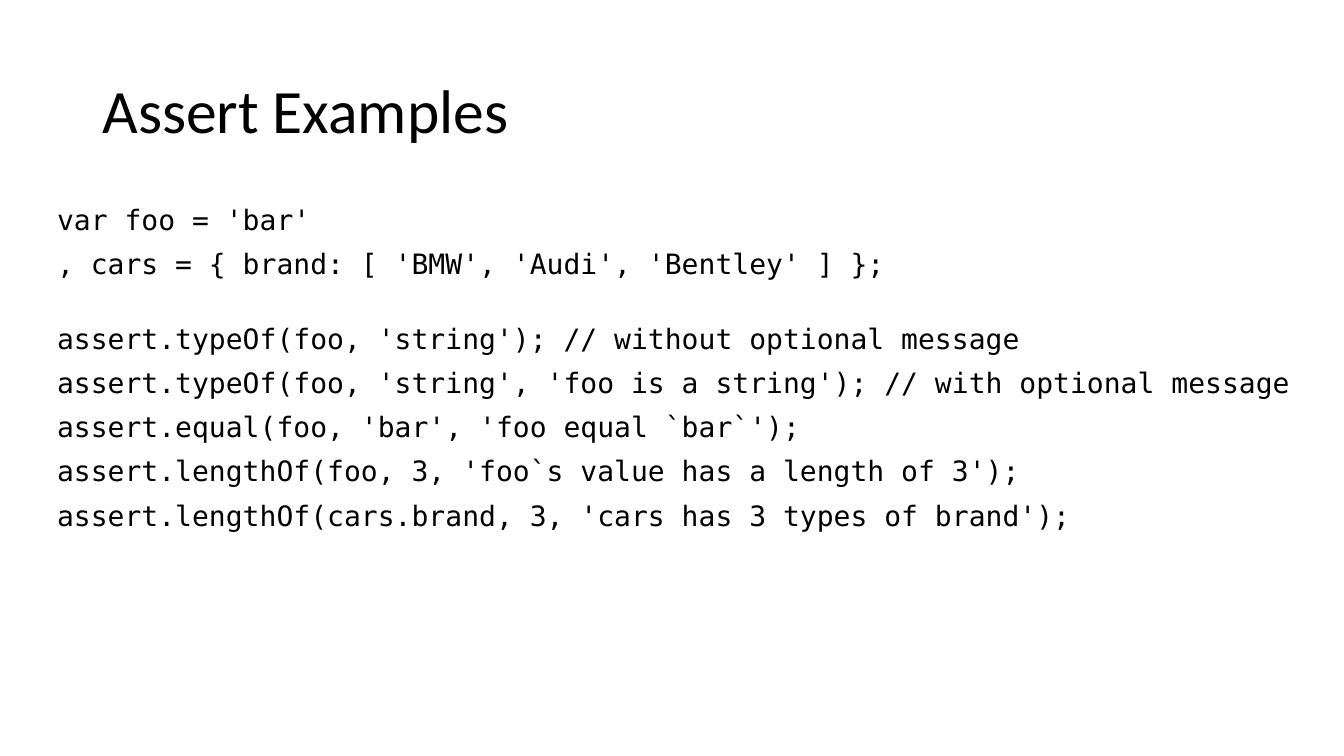
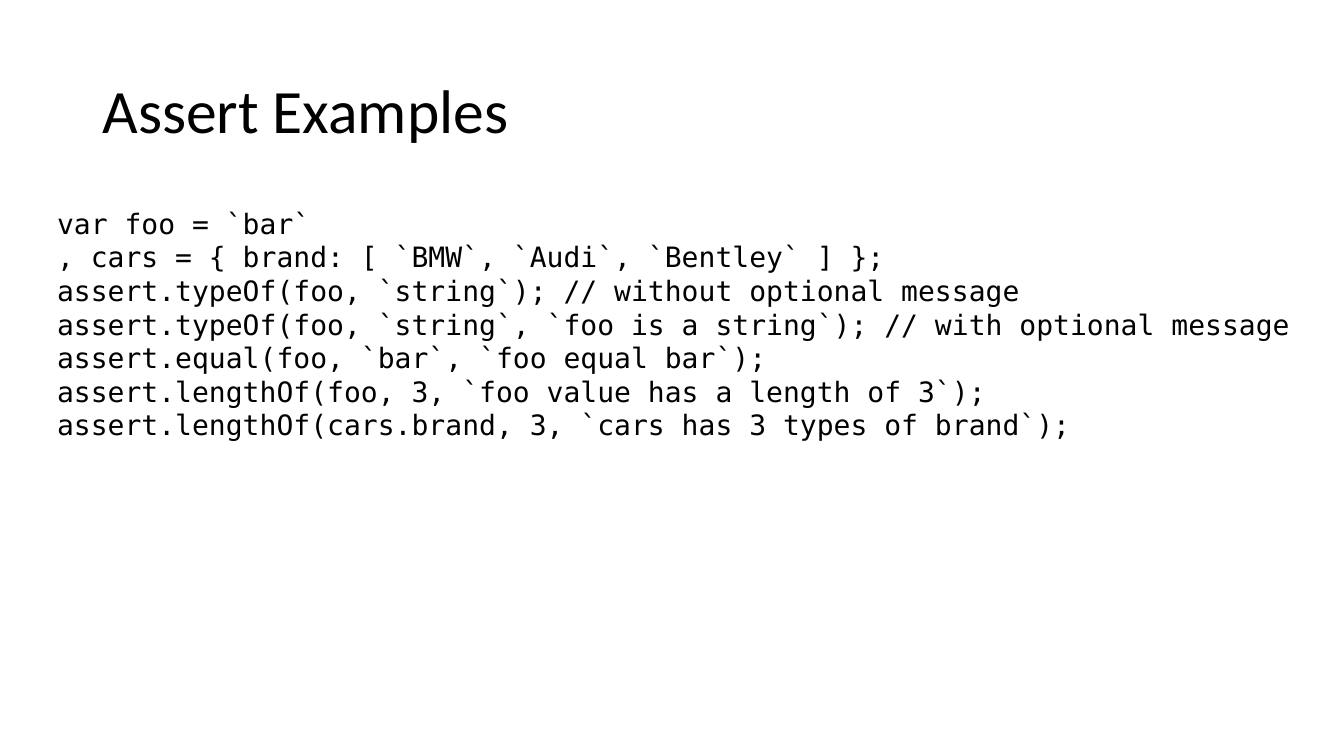
Before and after one commit to jfbz-epam/UnitTestLearning, a slide deck: slide 5 of unit testing.pptx. Drawn at 1344x756 pixels with LibreOffice and Linux fonts; fonts in the diff are those of the drawing. Boxes give left, top, right and bottom in pixels: in the first picture for what was removed or moved away, otherwise in the second. Text is boxed around its words. In the diff, an @@ line names an element or a change of style, - is before the commit and + after.

```diff
--- a/unit testing.pptx
+++ b/unit testing.pptx
@@ text at bbox=[57, 211, 1289, 441]: text changed @@
-var foo = 'bar'
-, cars = { brand: [ 'BMW', 'Audi', 'Bentley' ] };
-assert.typeOf(foo, 'string'); // without optional message
-assert.typeOf(foo, 'string', 'foo is a string'); // with optional message
-assert.equal(foo, 'bar', 'foo equal `bar`');
-assert.lengthOf(foo, 3, 'foo`s value has a length of 3');
-assert.lengthOf(cars.brand, 3, 'cars has 3 types of brand');
+var foo = `bar`
+, cars = { brand: [ `BMW`, `Audi`, `Bentley` ] };
+assert.typeOf(foo, `string`); // without optional message
+assert.typeOf(foo, `string`, `foo is a string`); // with optional message
+assert.equal(foo, `bar`, `foo equal bar`);
+assert.lengthOf(foo, 3, `foo value has a length of 3`);
+assert.lengthOf(cars.brand, 3, `cars has 3 types of brand`);
```
Also in this commit, not shown: 3 other slides changed, 3 other files.
